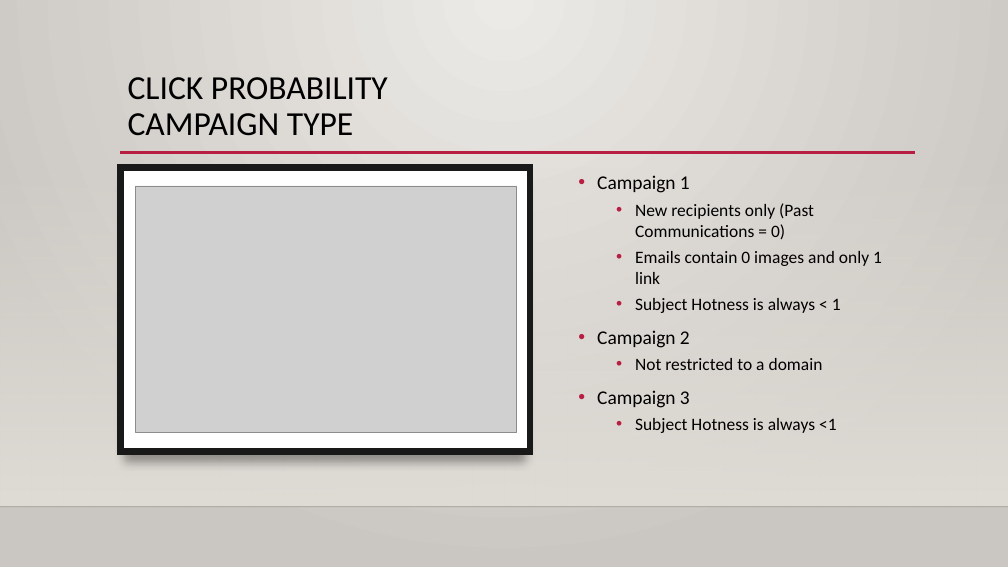
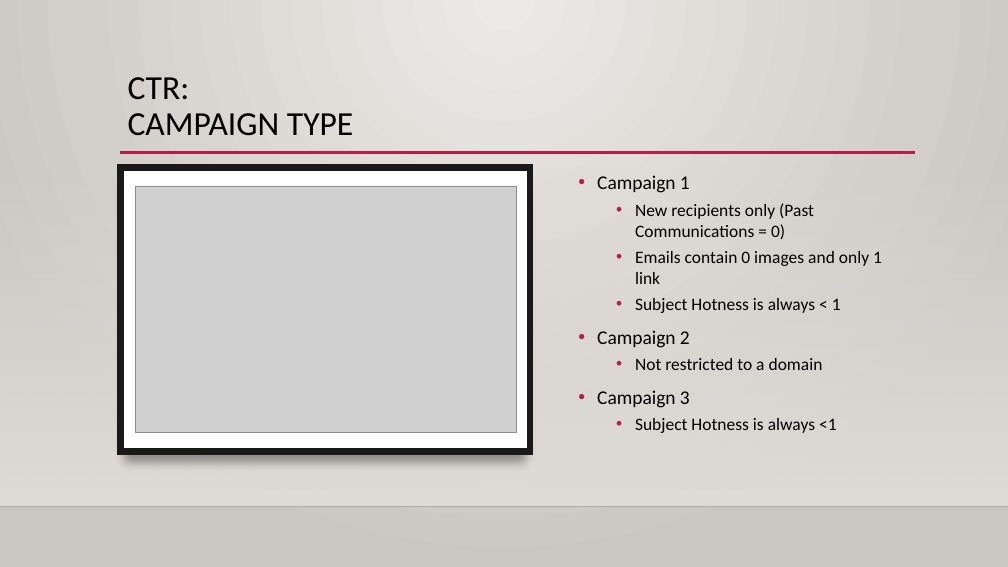
Before and after one commit to bgilliland/credible_takehome, a slide deck: slide 10 of docs/gilliland_credible_takehome.pptx. Drawn at 1008x567 pixels with LibreOffice and Linux fonts; fonts in the diff are those of the drawing; grey boxes stand for pictures; background and template pictures are left out. Boxes give left, top, right and bottom in pixels: in the first picture for what was removed or moved away, otherwise in the second. Text is boxed around its words. In the diff, an @@ line names an element or a change of style, - is before the commit and + after.

```diff
--- a/docs/gilliland_credible_takehome.pptx
+++ b/docs/gilliland_credible_takehome.pptx
@@ title at bbox=[128, 77, 353, 136]: text changed @@
-CLICK PROBABILITY
-CAMPAIGN TYPE
+CTR:
+CAMPAIGN TYPE
```
Also in this commit, not shown: 21 other slides changed, 2 slides added, 2 slides removed, 4 other files.
